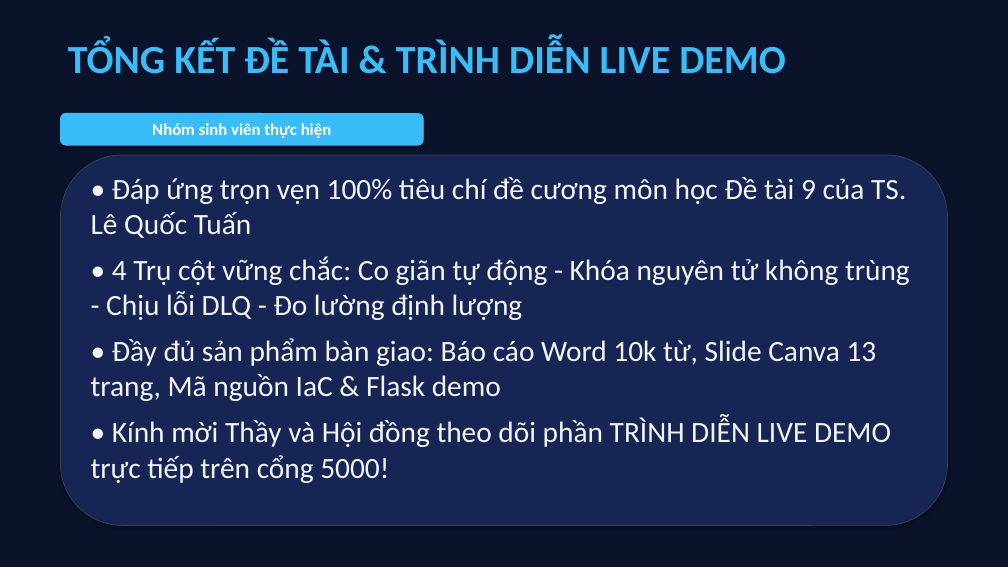
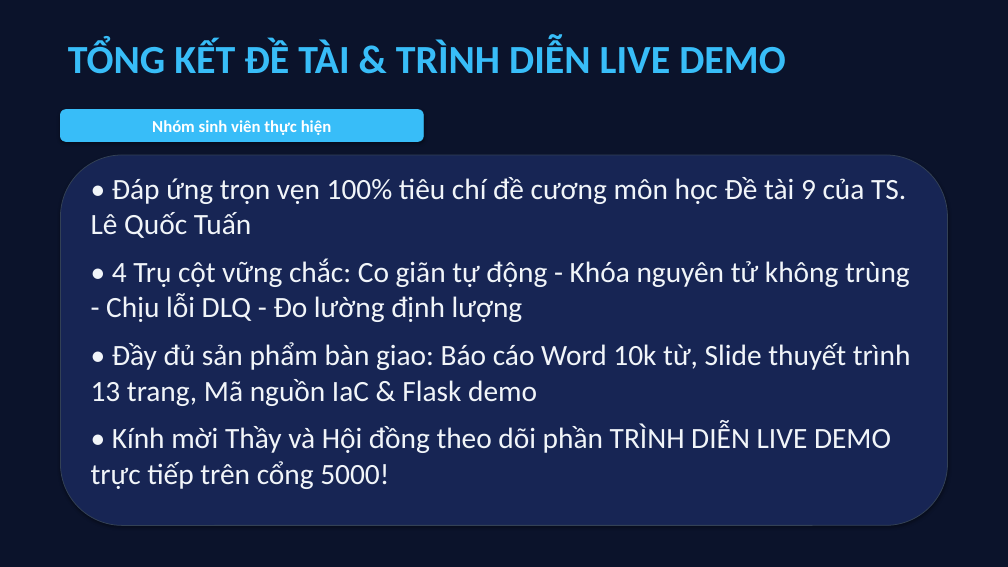
Before and after one commit to datdanghoccode/DTDM_XuLyAnh_Serverless, a slide deck: slide 13 of docs/DTDM_ThuyetTrinh_DeTai9.pptx. Drawn at 1008x567 pixels with LibreOffice and Linux fonts; fonts in the diff are those of the drawing. Boxes give left, top, right and bottom in pixels: in the first picture for what was removed or moved away, otherwise in the second. Text is boxed around its words. In the diff, an @@ line names an element or a change of style, - is before the commit and + after.

Commit message:
docs: cap nhat 13 slide bo cuc 2 cot font Title 38pt Content 28pt kem card so lieu

```diff
--- a/docs/DTDM_ThuyetTrinh_DeTai9.pptx
+++ b/docs/DTDM_ThuyetTrinh_DeTai9.pptx
@@ rounded rectangle "Nhóm sinh viên thực hiện": place and size @@
-rounded rectangle "Nhóm sinh viên thực hiện" at box(60, 113, 423, 145)
+rounded rectangle "Nhóm sinh viên thực hiện" at box(60, 110, 423, 141)
@@ text at box(91, 177, 910, 489): more space between paragraphs @@
@@ text at box(91, 342, 911, 406): text changed @@
-• Đầy đủ sản phẩm bàn giao: Báo cáo Word 10k từ, Slide Canva 13 trang, Mã nguồn IaC & Flask demo
+• Đầy đủ sản phẩm bàn giao: Báo cáo Word 10k từ, Slide thuyết trình 13 trang, Mã nguồn IaC & Flask demo
```
Also in this commit, not shown: 11 other slides changed.
